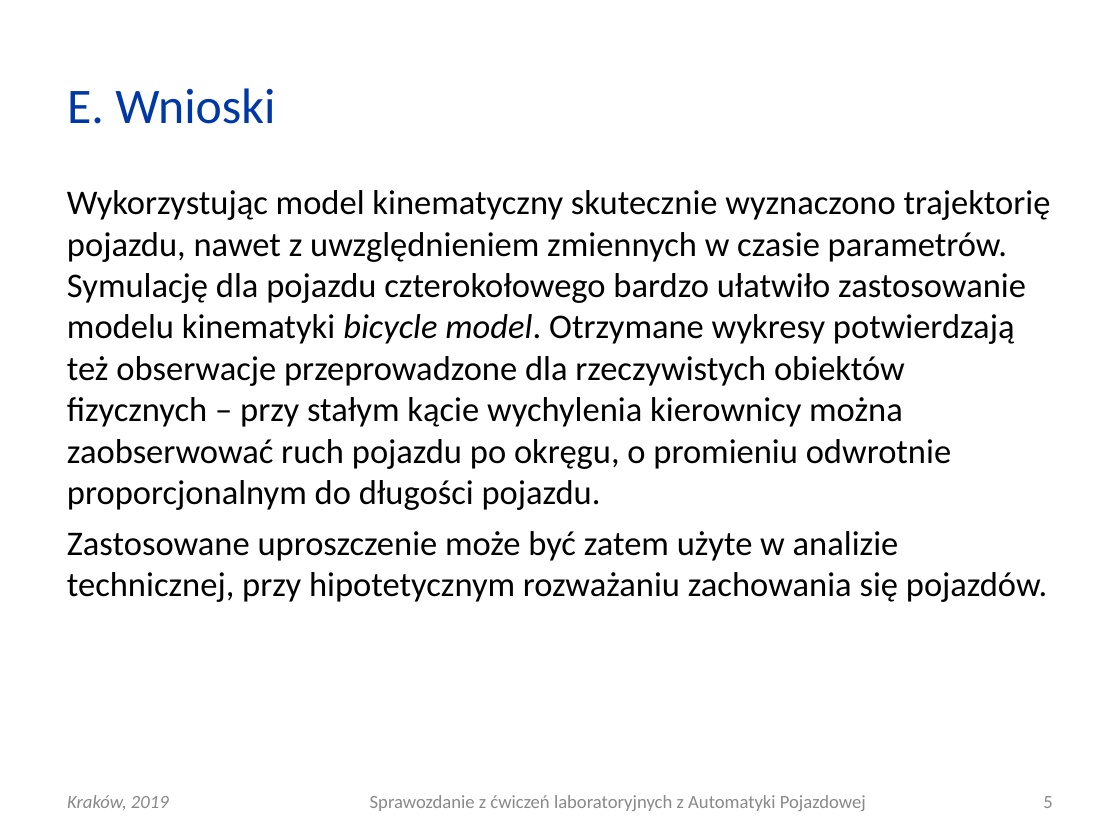
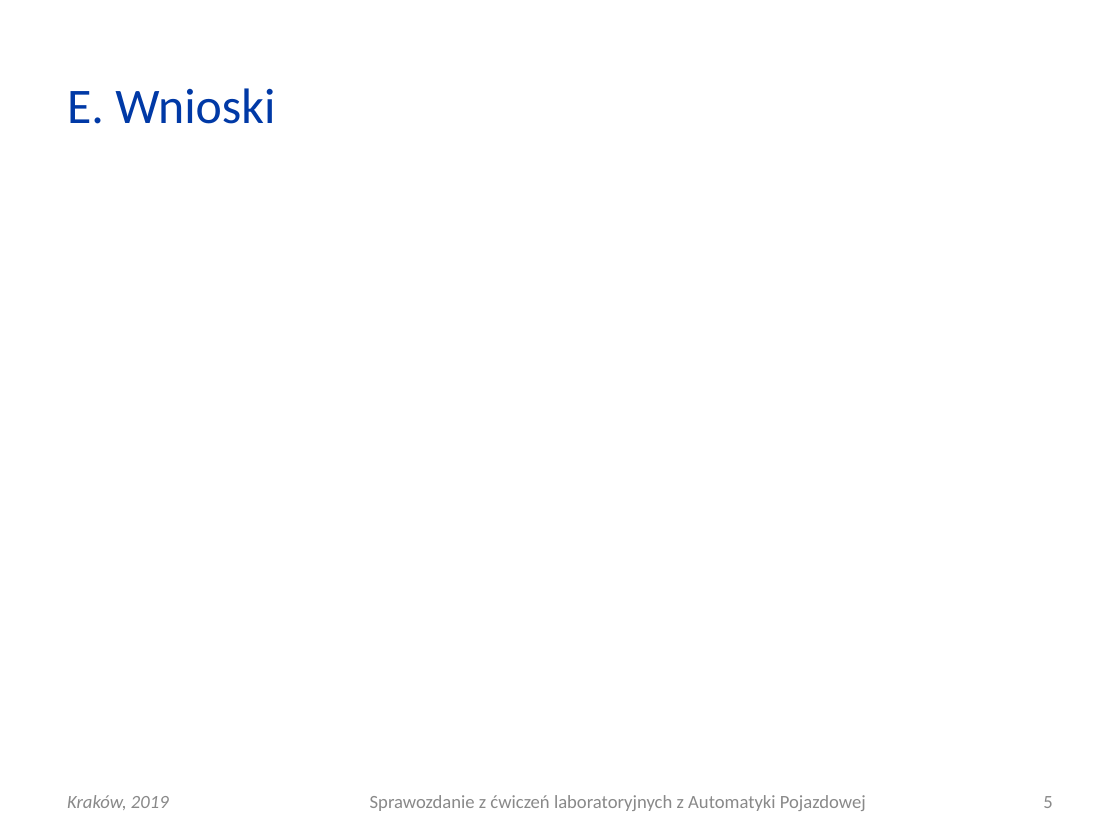
Before and after one commit to Katarzyna-W/AP, a slide deck: slide 5 of Lab3_dynamika/AP_L03_20190313_0800_G01.ppt. Drawn at 1120x840 pixels with LibreOffice and Linux fonts; fonts in the diff are those of the drawing. Boxes give left, top, right and bottom in pixels: in the first picture for what was removed or moved away, otherwise in the second. Text is boxed around its words. In the diff, an @@ line names an element or a change of style, - is before the commit and + after.

```diff
--- a/Lab3_dynamika/AP_L03_20190313_0800_G01.ppt
+++ b/Lab3_dynamika/AP_L03_20190313_0800_G01.ppt
@@ text removed at (67, 190, 1051, 602) @@
-Wykorzystując model kinematyczny skutecznie wyznaczono trajektorię pojazdu, nawet z uwzględnieniem zmiennych w czasie parametrów. Symulację dla pojazdu czterokołowego bardzo ułatwiło zastosowanie modelu kinematyki bicycle model. Otrzymane wykresy potwierdzają też obserwacje przeprowadzone dla rzeczywistych obiektów fizycznych – przy stałym kącie wychylenia kierownicy można zaobserwować ruch pojazdu po okręgu, o promieniu odwrotnie proporcjonalnym do długości pojazdu.
-Zastosowane uproszczenie może być zatem użyte w analizie technicznej, przy hipotetycznym rozważaniu zachowania się pojazdów.
```
Also in this commit, not shown: 2 other slides changed, 1 slide added, 1 slide removed, 5 other files.
